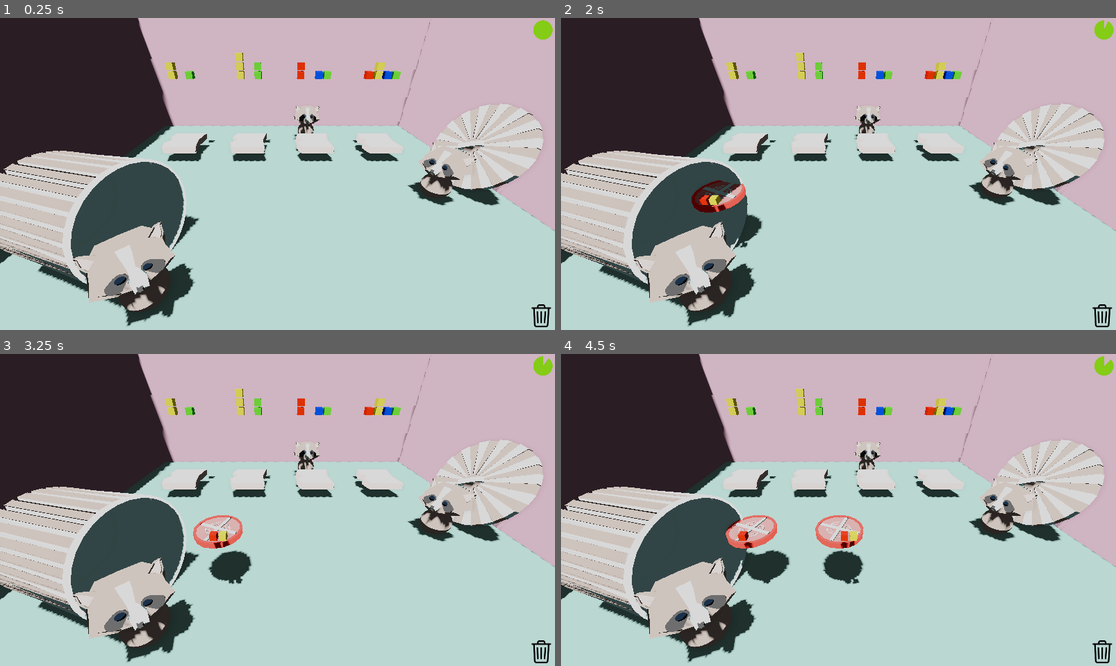
Above: before the commit, frames 1-4 (two rows, left to right).
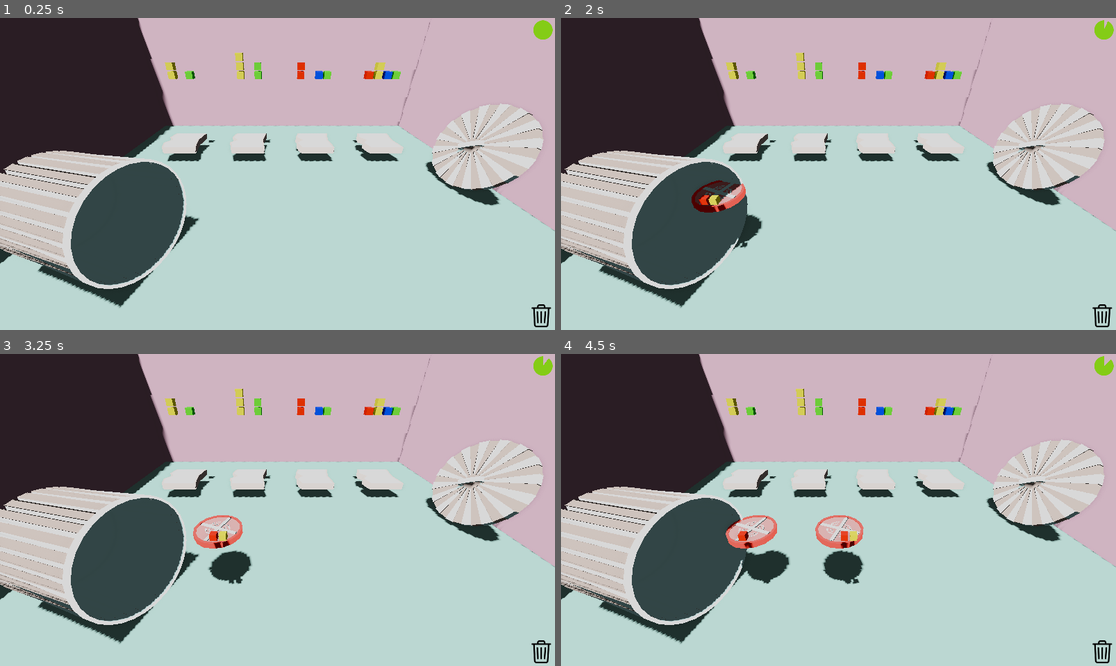
Above: after the commit, the same moments.

Repository: gabrield67/Sandwich-Shop
Game: Godot game, scene res://scenes/game.tscn
Same seed, same stepped clock (60 frames per second), same inputs: the game is played once before the commit and once after it.
Inputs (mouse positions are in pixels of both pictures, inside the frame that each line leads up to):
- Up to frame 1 (0.25 s): no input
- Up to frame 2 (2 s): tap Enter at 0.5 s; move the mouse to (960, 158) at 0.52 s; click (960, 158) at 0.67 s; tap Space at 1.25 s; move the mouse to (727, 189) at 1.27 s; click (727, 189) at 1.42 s
- Up to frame 3 (3.25 s): move the mouse to (333, 441) at 2.02 s; click (333, 441) at 2.17 s; move the mouse to (249, 572) at 2.77 s; click (249, 572) at 2.92 s
- Up to frame 4 (4.5 s): move the mouse to (1005, 556) at 3.52 s; click (1005, 556) at 3.67 s; move the mouse to (672, 463) at 4.27 s; click (672, 463) at 4.42 s

The runs differ from the first frame. In frame 1, 4.9% of the frame differs, in the area x 13-86%, y 27-99%; in frame 2, 4.9%; in frame 3, 4.9%; in frame 4, 4.9%.

Commit message:
Revert "raccoon head, placeholder body, colors"
This reverts commit 5681ee98ce7e204bdf386f98d4d6f0a309f1129d.

Diff:
--- a/colors/eyeDarkCharcoal.tres
+++ /dev/null
@@ -1,7 +0,0 @@
-[gd_resource type="StandardMaterial3D" format=3 uid="uid://7gn0t4diki3s"]
-
-[resource]
-diffuse_mode = 3
-specular_mode = 1
-albedo_color = Color(0.12156863, 0.16078432, 0.21568628, 1)
-roughness = 0.0
--- a/colors/fishCharcoal.tres
+++ b/colors/fishCharcoal.tres
@@ -3,5 +3,5 @@
 [resource]
 diffuse_mode = 3
 specular_mode = 1
-albedo_color = Color(0.2901961, 0.2901961, 0.2901961, 1)
+albedo_color = Color(0.12156863, 0.16078432, 0.21568628, 1)
 roughness = 0.0
--- a/raccoon_head.tscn
+++ b/raccoon_head.tscn
@@ -6,7 +6,6 @@
 [ext_resource type="Material" uid="uid://dbct6i3fm0wjg" path="res://colors/tomatoWhite.tres" id="4_lnwa2"]
 [ext_resource type="Material" uid="uid://8kf6dv73p3lv" path="res://colors/fishCharcoal.tres" id="5_ko7r5"]
 [ext_resource type="Material" uid="uid://cyyp7dpy6ma8" path="res://colors/tomatoRed.tres" id="6_dvv7g"]
-[ext_resource type="Material" uid="uid://7gn0t4diki3s" path="res://colors/eyeDarkCharcoal.tres" id="6_f4w7d"]
 
 [sub_resource type="SphereMesh" id="SphereMesh_b0vlw"]
 
@@ -38,10 +37,9 @@
 [node name="MeshInstance3D" type="MeshInstance3D" parent="." index="7" unique_id=584003007]
 transform = Transform3D(0.325, 0, 0, 0, 0.325, 0, 0, 0, 0.325, -0.34050924, 0.16007021, -1.0303514)
 mesh = SubResource("SphereMesh_b0vlw")
-surface_material_override/0 = ExtResource("6_f4w7d")
+surface_material_override/0 = ExtResource("6_dvv7g")
 
 [node name="MeshInstance3D2" type="MeshInstance3D" parent="." index="8" unique_id=1189742555]
 transform = Transform3D(0.325, 0, 0, 0, 0.325, 0, 0, 0, 0.325, 0.3436672, 0.16007021, -1.0303514)
-material_override = ExtResource("6_f4w7d")
 mesh = SubResource("SphereMesh_b0vlw")
 surface_material_override/0 = ExtResource("6_dvv7g")
--- a/scenes/game.tscn
+++ b/scenes/game.tscn
@@ -11,7 +11,6 @@
 [ext_resource type="PackedScene" uid="uid://b4kkoakbexh8r" path="res://models/walls.tscn" id="9_0tnpc"]
 [ext_resource type="PackedScene" uid="uid://yahuxvrjhitd" path="res://models/trash_base.tscn" id="10_kvpfn"]
 [ext_resource type="PackedScene" uid="uid://dt2rm3uiki2lg" path="res://models/trash_lid.tscn" id="11_dinhu"]
-[ext_resource type="PackedScene" uid="uid://c124rtdal8yfg" path="res://whole_raccoon_model.tscn" id="12_dinhu"]
 
 [sub_resource type="BoxShape3D" id="BoxShape3D_8cj0n"]
 
@@ -117,12 +116,3 @@
 
 [node name="trashLid" parent="LevelSet/WholeTrash" unique_id=1689766337 instance=ExtResource("11_dinhu")]
 transform = Transform3D(-0.53685117, -2.3161678, -0.77275985, -1.9109306, 0.89108145, -1.3432491, 1.519913, 0.30222622, -1.9617655, 11.705, 3.005, 1.74)
-
-[node name="WholeRaccoonModel" parent="." unique_id=1874828909 instance=ExtResource("12_dinhu")]
-transform = Transform3D(1, 0, 0, 0, 1, 0, 0, 0, 1, 2.6593013, 2.6005845, -5.924519)
-
-[node name="WholeRaccoonModel2" parent="." unique_id=331384372 instance=ExtResource("12_dinhu")]
-transform = Transform3D(0.44619778, 0, -0.89493436, 0, 1, 0, 0.89493436, 0, 0.44619778, 8.984, 2.601, 3.135)
-
-[node name="WholeRaccoonModel3" parent="." unique_id=1240709033 instance=ExtResource("12_dinhu")]
-transform = Transform3D(0.7547096, 0, 0.656059, 0, 1, 0, -0.656059, 0, 0.7547096, -4.331, 2.601, 9.135)
--- a/whole_raccoon_model.tscn
+++ /dev/null
@@ -1,16 +0,0 @@
-[gd_scene format=3 uid="uid://c124rtdal8yfg"]
-
-[ext_resource type="PackedScene" uid="uid://caddp2wlf43k2" path="res://raccoon_head.tscn" id="1_0doq1"]
-[ext_resource type="Material" uid="uid://cujwxnb7cugkl" path="res://colors/trashGray.tres" id="2_0doq1"]
-
-[sub_resource type="SphereMesh" id="SphereMesh_ka5vx"]
-
-[node name="WholeRaccoonModel" type="Node3D" unique_id=1874828909]
-
-[node name="raccoonHead" parent="." unique_id=1241450067 instance=ExtResource("1_0doq1")]
-transform = Transform3D(-0.99999994, 0, -8.742277e-08, 0, 1, 0, 8.742277e-08, 0, -0.99999994, 0, 0, -0.5564541)
-
-[node name="PlaceholderRaccoonBody" type="MeshInstance3D" parent="." unique_id=294207954]
-transform = Transform3D(1.5, 0, 0, 0, 1.5, 0, 0, 0, 1.5, 0, -1.3564084, -0.15925771)
-mesh = SubResource("SphereMesh_ka5vx")
-surface_material_override/0 = ExtResource("2_0doq1")
